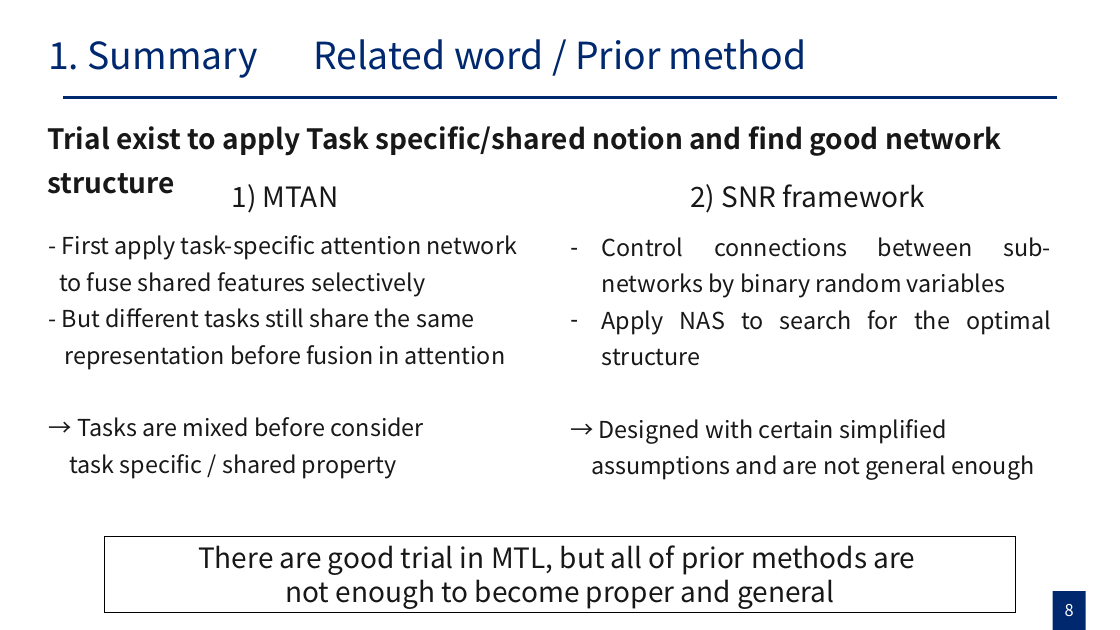
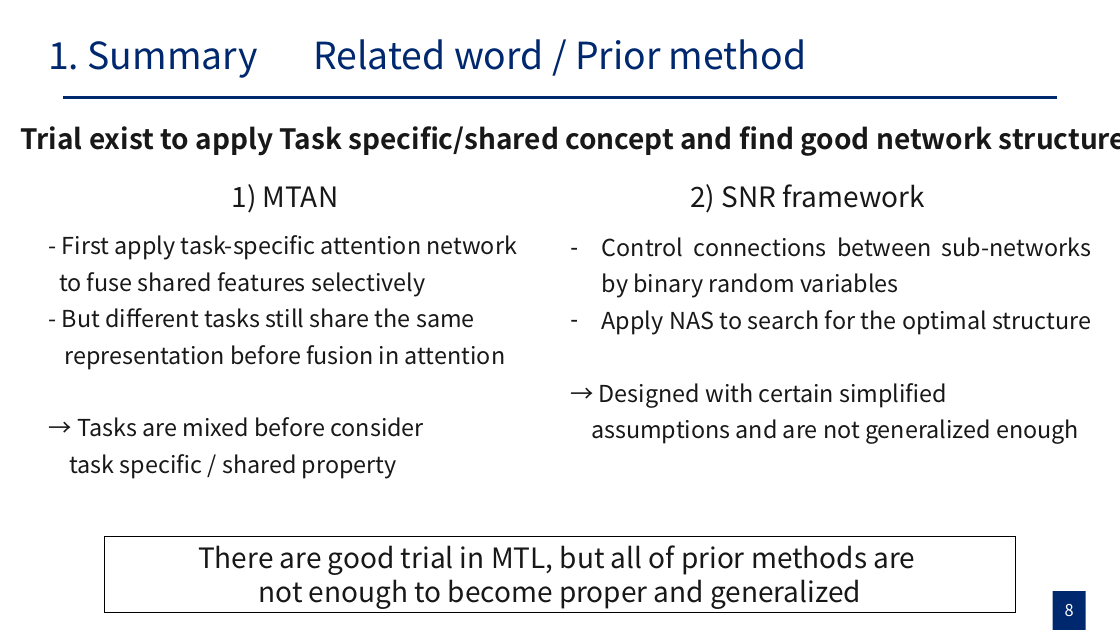
Before and after one commit to gusrn0505/TIL, a slide deck: slide 8 of [PPTPLUG]PP-151/Progressive Layered Extraction Review_20224314_강현구 .pptx. Drawn at 1120x630 pixels with LibreOffice and Linux fonts; fonts in the diff are those of the drawing. Boxes give left, top, right and bottom in pixels: in the first picture for what was removed or moved away, otherwise in the second. Text is boxed around its words. In the diff, an @@ line names an element or a change of style, - is before the commit and + after.

```diff
--- a/[PPTPLUG]PP-151/Progressive Layered Extraction Review_20224314_강현구 .pptx
+++ b/[PPTPLUG]PP-151/Progressive Layered Extraction Review_20224314_강현구 .pptx
@@ text at box(20, 126, 1120, 156): text changed @@
-Trial exist to apply Task specific/shared notion and find good network structure
+Trial exist to apply Task specific/shared concept and find good network structure
@@ text at box(591, 419, 1079, 444): text changed @@
-assumptions and are not general enough
+assumptions and are not generalized enough
@@ text in rectangle at box(259, 574, 861, 609): text changed @@
-not enough to become proper and general
+not enough to become proper and generalized
```
Also in this commit, not shown: 6 other slides changed, 1 other file.
